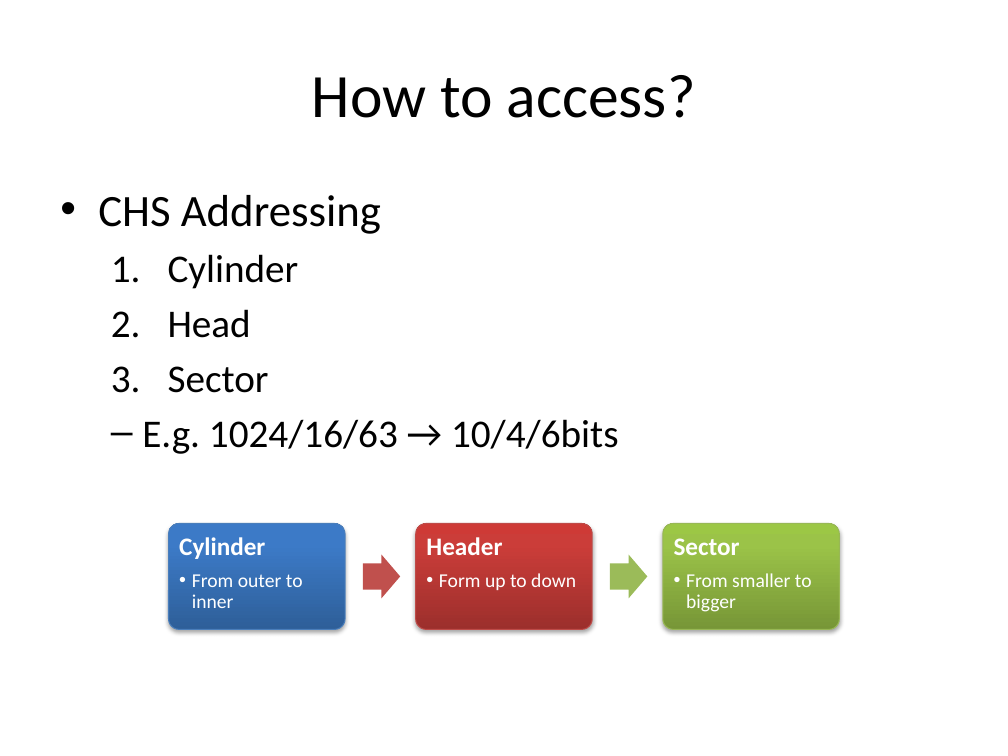
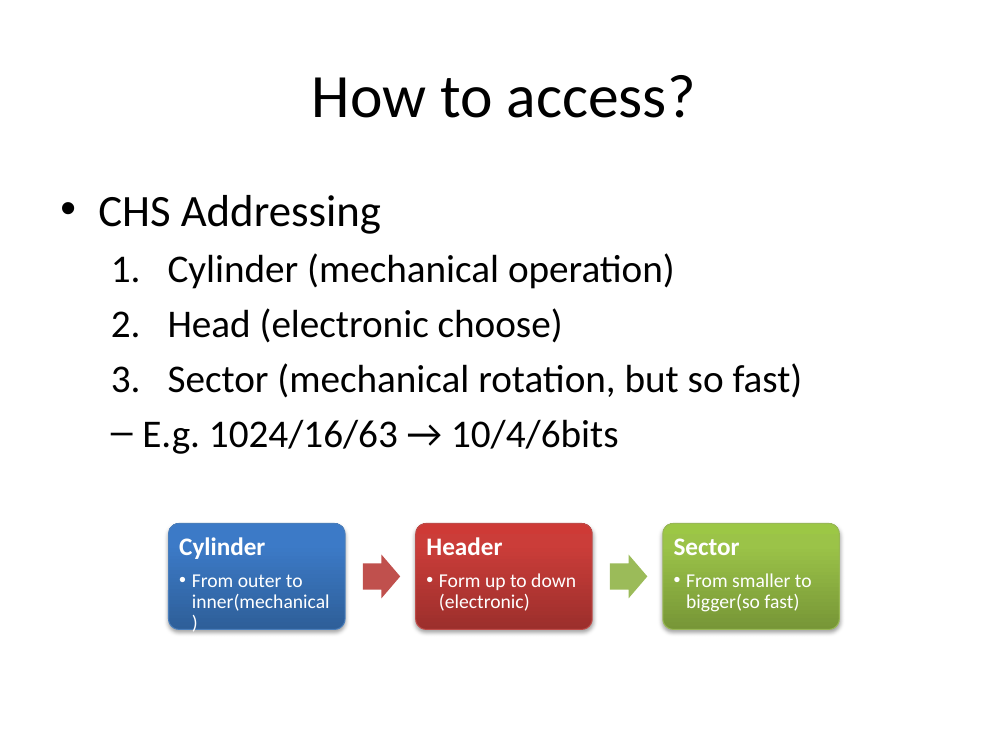
Before and after one commit to guhanjie/Knowledge-sharing, a slide deck: slide 38 of 数据存取模型.pptx (slide 34 before the commit). Drawn at 1008x756 pixels with LibreOffice and Linux fonts; fonts in the diff are those of the drawing. Boxes give left, top, right and bottom in pixels: in the first picture for what was removed or moved away, otherwise in the second. Text is boxed around its words. In the diff, an @@ line names an element or a change of style, - is before the commit and + after.

```diff
--- a/数据存取模型.pptx
+++ b/数据存取模型.pptx
@@ text at (x1=168, y1=253, x2=803, y2=398): text changed @@
-  1. Cylinder
-  2. Head
-  3. Sector
+  1. Cylinder (mechanical operation)
+  2. Head (electronic choose)
+  3. Sector (mechanical rotation, but so fast)
@@ text at (x1=192, y1=574, x2=330, y2=611): text changed @@
-  •• From outer to inner
+  •• From outer to inner(mechanical)
@@ text at (x1=439, y1=573, x2=576, y2=611): text changed @@
-  •• Form up to down
+  •• Form up to down (electronic)
@@ text at (x1=686, y1=573, x2=812, y2=612): text changed @@
-  •• From smaller to bigger
+  •• From smaller to bigger(so fast)
```
Also in this commit, not shown: 5 other slides changed, 9 slides added, 3 slides removed.
